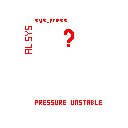
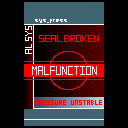
Comparing the layer stacks of the two 128×128 images. Changes:
added group "Errors" with 4 layers above "Main Console" over [24, 19, 104, 119]
added layer "Master error" in group "Errors" over [24, 61, 104, 80]
added layer "Seal Broken" in group "Errors" over [24, 25, 104, 109]
hid "Not Setup Yet" over [25, 19, 102, 105]
added layer "Empty Circle" in group "Main Console" over [46, 51, 91, 90]
showed "Background", painted on it over [22, 0, 106, 128]
showed "Gradient 2" over [34, 97, 104, 108]
showed "Gradient 1" over [34, 25, 104, 108]
showed "Background #1" over [0, 0, 128, 128]
